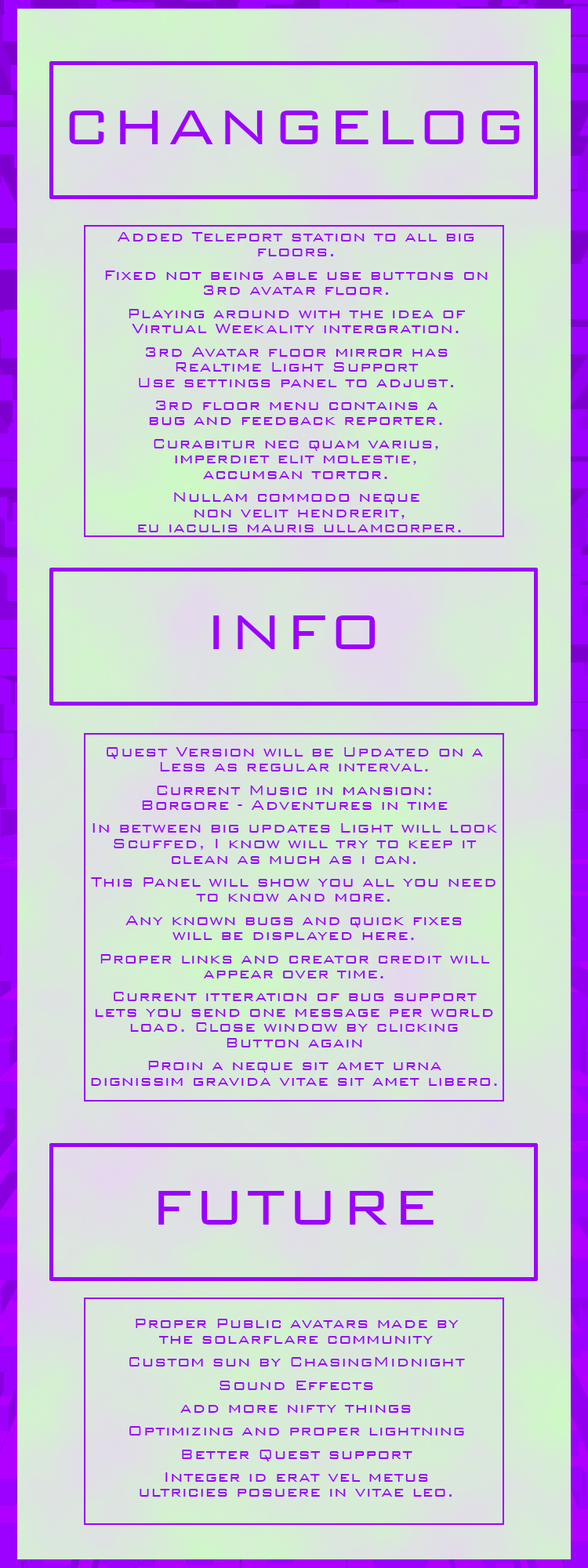
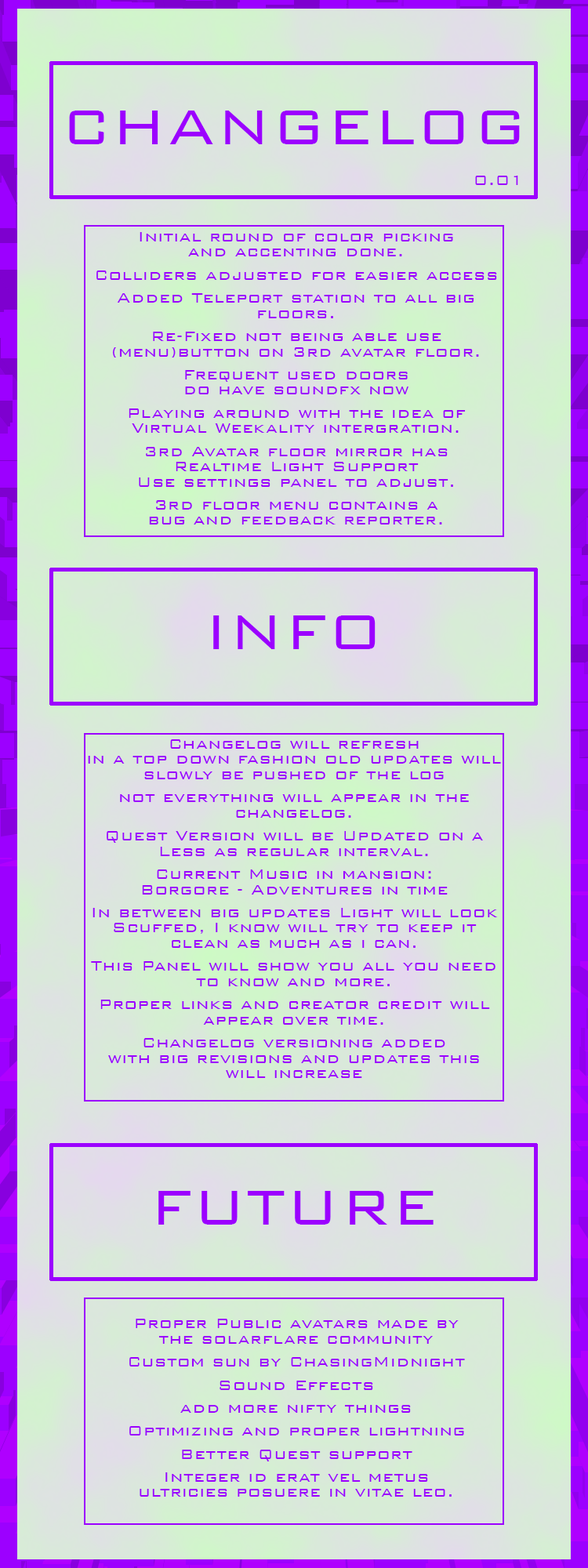
Revision of a layered 588px x 1568px image; what changed, layer by layer:
added layer "0.01" in group "TextBoxes" over [475, 175, 519, 186]
renamed "Added Teleport station to all big floors. Fixed not being" to "Initial round of color picking and accenting done. Collide", painted on it over [96, 232, 498, 533]
renamed "Quest Version will be Updated on a Less as regular interval." to "Changelog will refresh in a top down fashion old updates wil", painted on it over [87, 739, 501, 1086]
